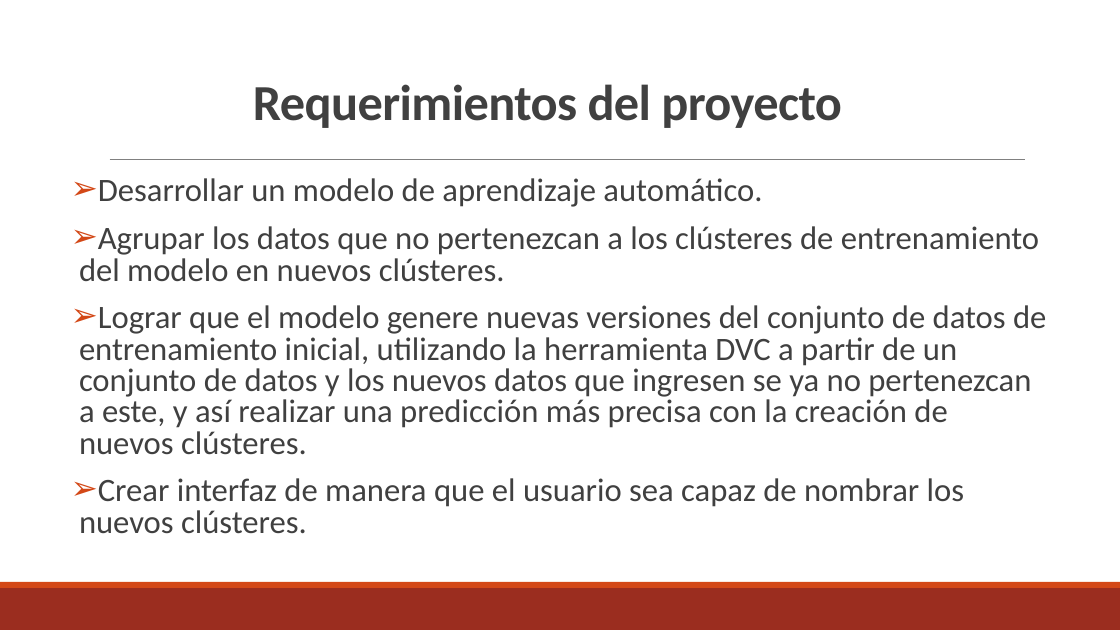
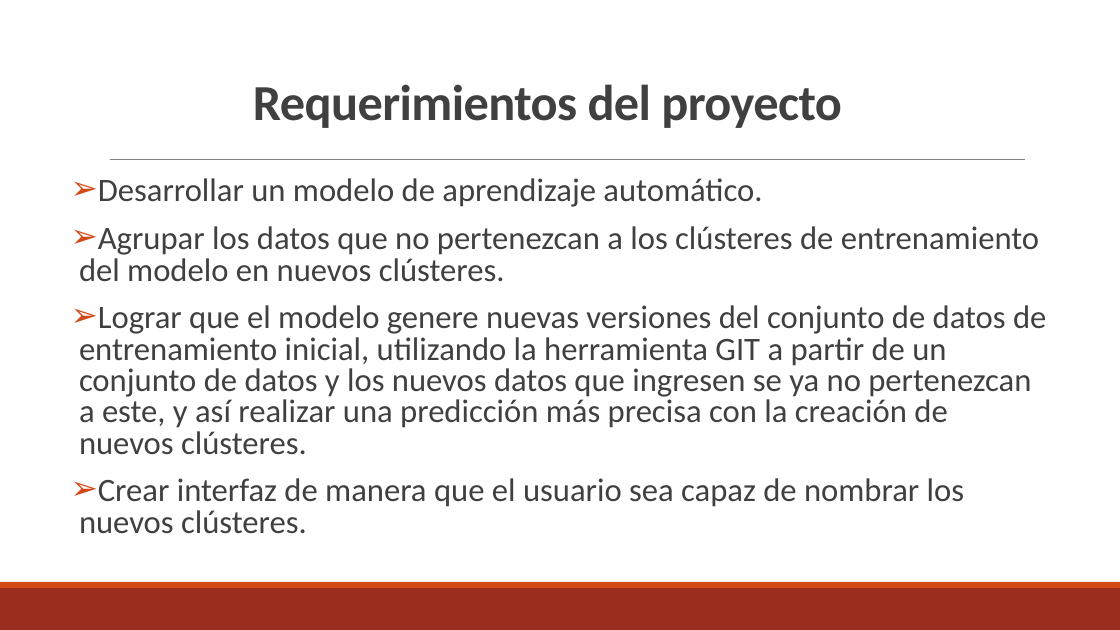
Before and after one commit to raidel2808/Programacion_Avanzada, a slide deck: slide 3 of Corte del proyecto final Raidel_Yohan.pptx. Drawn at 1120x630 pixels with LibreOffice and Linux fonts; fonts in the diff are those of the drawing. Boxes give left, top, right and bottom in pixels: in the first picture for what was removed or moved away, otherwise in the second. Text is boxed around its words. In the diff, an @@ line names an element or a change of style, - is before the commit and + after.

```diff
--- a/Corte del proyecto final Raidel_Yohan.pptx
+++ b/Corte del proyecto final Raidel_Yohan.pptx
@@ text at (x1=79, y1=305, x2=1046, y2=455): text changed @@
-➢ Lograr que el modelo genere nuevas versiones del conjunto de datos de entrenamiento inicial, utilizando la herramienta DVC a partir de un conjunto de datos y los nuevos datos que ingresen se ya no pertenezcan a este, y así realizar una predicción más precisa con la creación de nuevos clústeres.
+➢ Lograr que el modelo genere nuevas versiones del conjunto de datos de entrenamiento inicial, utilizando la herramienta GIT a partir de un conjunto de datos y los nuevos datos que ingresen se ya no pertenezcan a este, y así realizar una predicción más precisa con la creación de nuevos clústeres.
```
Also in this commit, not shown: 2 other slides changed.
